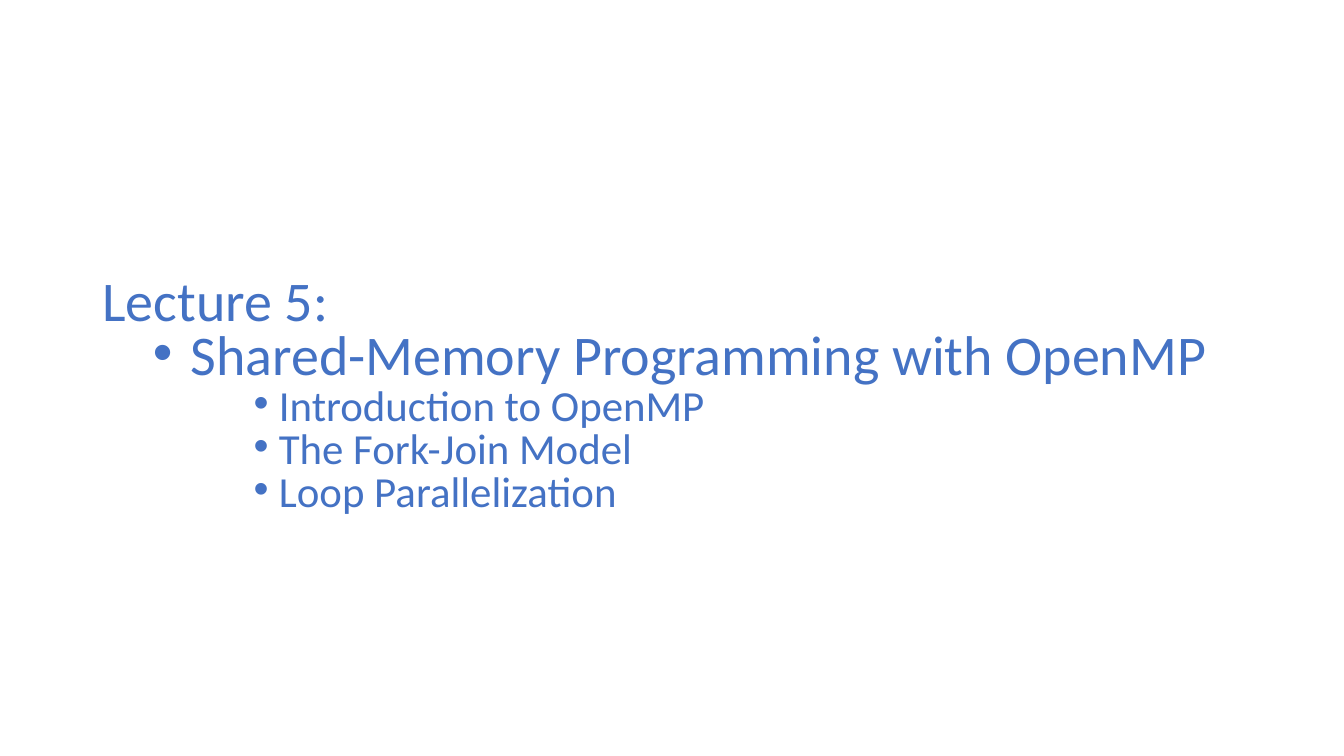
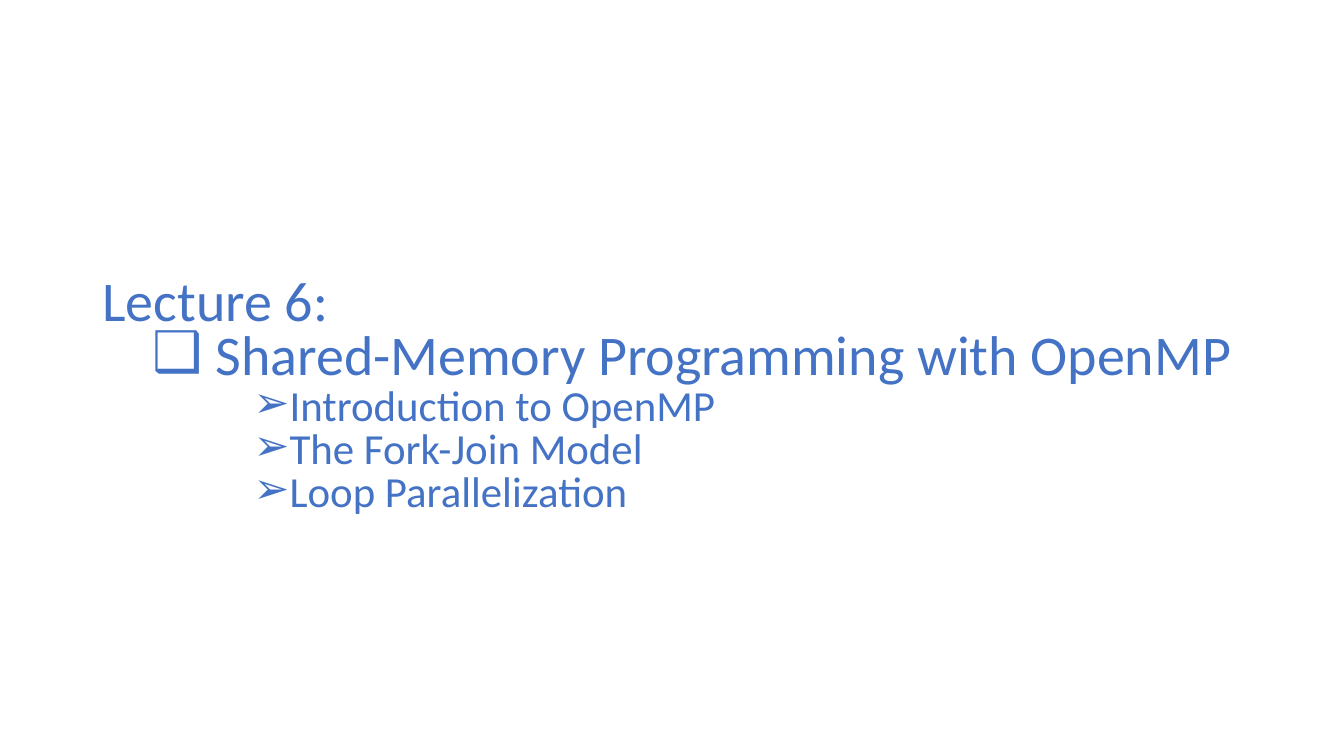
Before and after one commit to ekkapotc/PC, a slide deck: slide 2 of Slides/Lecture 6.pptx. Drawn at 1344x756 pixels with LibreOffice and Linux fonts; fonts in the diff are those of the drawing. Boxes give left, top, right and bottom in pixels: in the first picture for what was removed or moved away, otherwise in the second. Text is boxed around its words. In the diff, an @@ line names an element or a change of style, - is before the commit and + after.

```diff
--- a/Slides/Lecture 6.pptx
+++ b/Slides/Lecture 6.pptx
@@ text at box(102, 283, 328, 335): text changed @@
-Lecture 5:
+Lecture 6:
@@ text at box(216, 336, 1231, 514): bullet • to ❑; bullet • to ➢ @@
```
Also in this commit, not shown: 27 other slides changed, 2 slides added, 2 other files.
